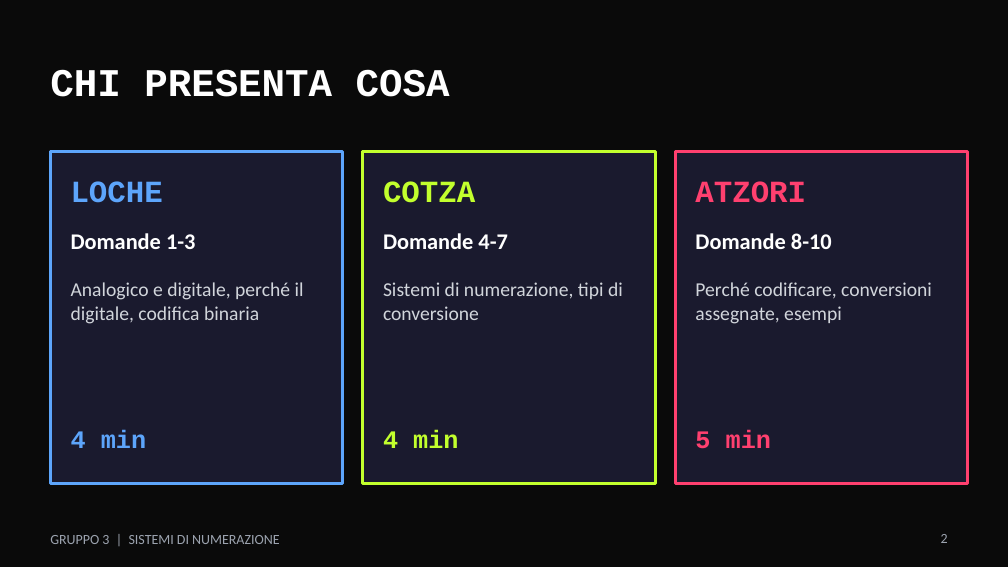
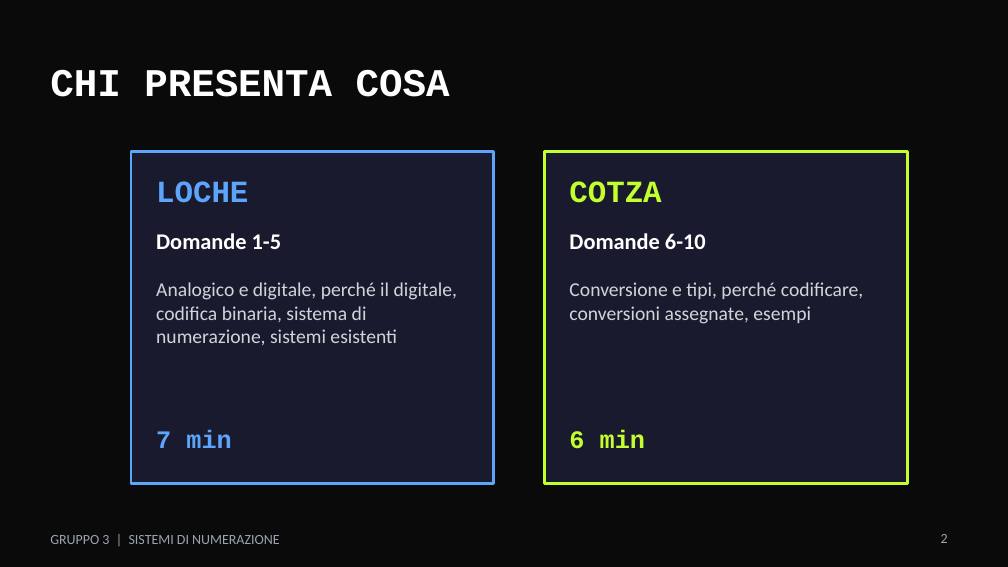
Before and after one commit to Pepuzzzly/giococoncu, a slide deck: slide 2 of Presentazione-Gruppo3.pptx. Drawn at 1008x567 pixels with LibreOffice and Linux fonts; fonts in the diff are those of the drawing. Boxes give left, top, right and bottom in pixels: in the first picture for what was removed or moved away, otherwise in the second. Text is boxed around its words. In the diff, an @@ line names an element or a change of style, - is before the commit and + after.

```diff
--- a/Presentazione-Gruppo3.pptx
+++ b/Presentazione-Gruppo3.pptx
@@ rectangle: place and size @@
-rectangle at [50, 151, 343, 484]
+rectangle at [131, 151, 494, 484]
@@ text "LOCHE": place and size @@
-text "LOCHE" at [71, 181, 163, 203]
+text "LOCHE" at [156, 181, 248, 203]
@@ rectangle: place and size @@
-rectangle at [363, 151, 655, 484]
+rectangle at [544, 151, 907, 484]
@@ text "COTZA": place and size @@
-text "COTZA" at [383, 181, 475, 203]
+text "COTZA" at [569, 181, 661, 203]
@@ rectangle removed at [675, 151, 968, 484] @@
@@ text removed at [695, 181, 806, 203] @@
-ATZORI
@@ text at [156, 233, 281, 249]: text changed @@
-Domande 1-3
+Domande 1-5
@@ text at [569, 233, 706, 249]: text changed @@
-Domande 4-7
+Domande 6-10
@@ text removed at [695, 233, 832, 249] @@
-Domande 8-10
@@ text at [156, 282, 457, 346]: text changed @@
-Analogico e digitale, perché il digitale, codifica binaria
+Analogico e digitale, perché il digitale, codifica binaria, sistema di numerazione, sistemi esistenti
@@ text removed at [383, 282, 623, 320] @@
-Sistemi di numerazione, tipi di conversione
@@ text at [569, 282, 863, 324]: text changed @@
-Perché codificare, conversioni assegnate, esempi
+Conversione e tipi, perché codificare, conversioni assegnate, esempi
@@ text at [156, 430, 231, 448]: text changed @@
-4 min
+7 min
@@ text at [569, 430, 645, 449]: text changed @@
-4 min
+6 min
@@ text removed at [695, 430, 771, 449] @@
-5 min
```
Also in this commit, not shown: 2 other slides changed, 2 other files.
